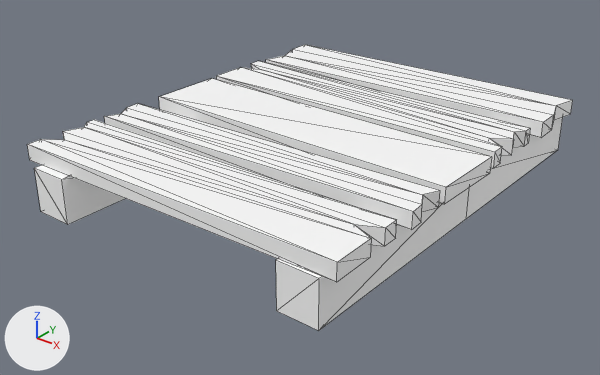
The FBX model ByTheTide/Assets/Art/SM_Platform.fbx: old version first, new version second.
Both versions are drawn from a 50 mm camera at (2.62, -4.38, 1.63) aimed at (-0.02, -1.09, -0.41). Arrows for +X, +Y and +Z are at lower left; the lights stay in place. Mesh edges are drawn as thin lines. Where no turn or scale is listed for an object, it has been applied to the vertices.
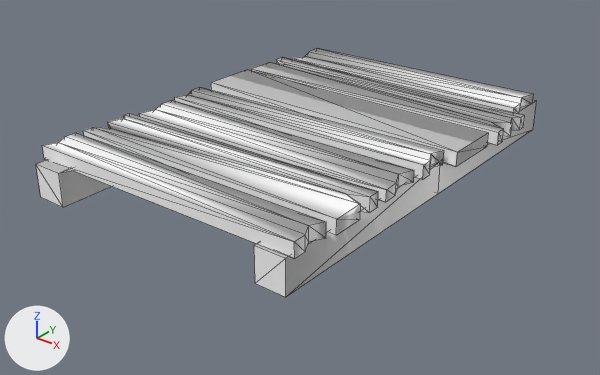
Edits to the bpy script that builds the scene:
```text
Change me_mesh:
    used by ob_polysurface14; location = (-0.003, -0.952, -0.22)
    remove me_mesh.from_pydata(...)  # 112 vertices, 195 faces; spans x -0.99..0.99, y -1.24..1.24, z -0.17..0.17
    add me_mesh.from_pydata(...)  # 144 vertices, 251 faces; spans x -0.89..0.89, y -1.24..1.24, z -0.13..0.13
    me_mesh part 1: the loose piece of 16 vertices spanning x -0.98..0.99, y -0.7..-0.33, z 0.07..0.17 is turned 177.6 degrees about the z axis through its middle and scaled by 0.847, then moved by (-0.03, -0.53, -0.04)
    me_mesh part 2: the loose piece of 24 vertices spanning x -0.99..0.97, y 0.22..0.64, z 0.08..0.17 is scaled about its middle by (0.908, 0.769, 0.834), then moved by (0.01, 0.21, -0.04)
    me_mesh part 3: the loose piece of 24 vertices spanning x -0.98..0.99, y -1.2..-0.71, z 0.08..0.17 is scaled about its middle by (0.85, 0.747, 0.88), then moved by (-0.03, 0.23, -0.04)
    me_mesh part 4: the loose piece of 16 vertices spanning x -0.98..0.99, y -0.7..-0.33, z 0.07..0.17 is copied, and the copy is scaled about its middle by (0.847, 0.842, 0.88), then moved by (-0.03, 0.44, -0.04); it spans x -0.87..0.8, y -0.23..0.07, z 0.04..0.13
    me_mesh part 5: the loose piece of 16 vertices spanning x -0.99..0.99, y 0.69..1.21, z 0.08..0.17 is scaled about its middle by (-0.84, -0.591, 0.723), then moved by (-0.02, -1.32, -0.04)
    me_mesh part 6: the loose piece of 12 vertices spanning x -0.87..-0.64, y -1.24..1.17, z -0.17..0.08 is scaled about its middle by (0.832, 1, 0.746), then moved by (0.03, 0.0, 0.01)
    me_mesh part 7: the loose piece of 16 vertices spanning x -0.99..0.99, y 0.69..1.21, z 0.08..0.17 is copied, and the copy is scaled about its middle by (0.822, 0.66, 0.723), then moved by (-0.02, 0.05, -0.04); it spans x -0.83..0.79, y 0.82..1.17, z 0.05..0.12
    me_mesh part 8: the loose piece of 12 vertices spanning x 0.69..0.91, y -1.17..1.24, z -0.17..0.08 is scaled about its middle by (0.753, 1, 0.746), then moved by (-0.12, 0.0, 0.01)
    me_mesh part 9
    8 vertices are removed from x -0.98..0.98, y -0.29..0.17, z 0.08..0.17
    12 faces are deleted
    8 vertices are added at x -0.89..0.85, y 0.1..0.44, z 0.04..0.12
    12 new faces join them
    me_mesh part 10: the surface is now shaded smooth
Change ob_polysurface14:
    ob_polysurface14.location: (-0.003, -0.952, -0.22) -> (-0.035, -0.952, -0.171)
```

Location of each change, (x1, y1, x2, y2) in pixels of the pictures (600 x 375 px; the box of a moved part takes in the faces that stretch with it):
'polySurface14', reshaped, moved (8% narrower, 13% shorter): before (27, 45, 573, 330); after (36, 49, 537, 297)
part 1 of me_mesh, moved or reshaped: before (104, 103, 440, 230); after (42, 133, 326, 259)
part 2 of me_mesh, moved or reshaped: before (216, 61, 530, 168); after (251, 57, 524, 145)
part 3 of me_mesh, moved or reshaped: before (27, 120, 397, 282); after (83, 113, 378, 235)
part 4 of me_mesh, added: after (175, 87, 444, 180)
part 5 of me_mesh, moved or reshaped: before (266, 45, 573, 138); after (140, 100, 414, 202)
part 6 of me_mesh, moved or reshaped: before (34, 165, 126, 224); after (36, 159, 112, 208)
part 7 of me_mesh, added: after (292, 49, 534, 114)
part 8 of me_mesh, moved or reshaped: before (276, 117, 563, 330); after (254, 100, 537, 297)
part 9 of me_mesh, moved or reshaped: before (159, 78, 492, 204); after (211, 70, 488, 167)
